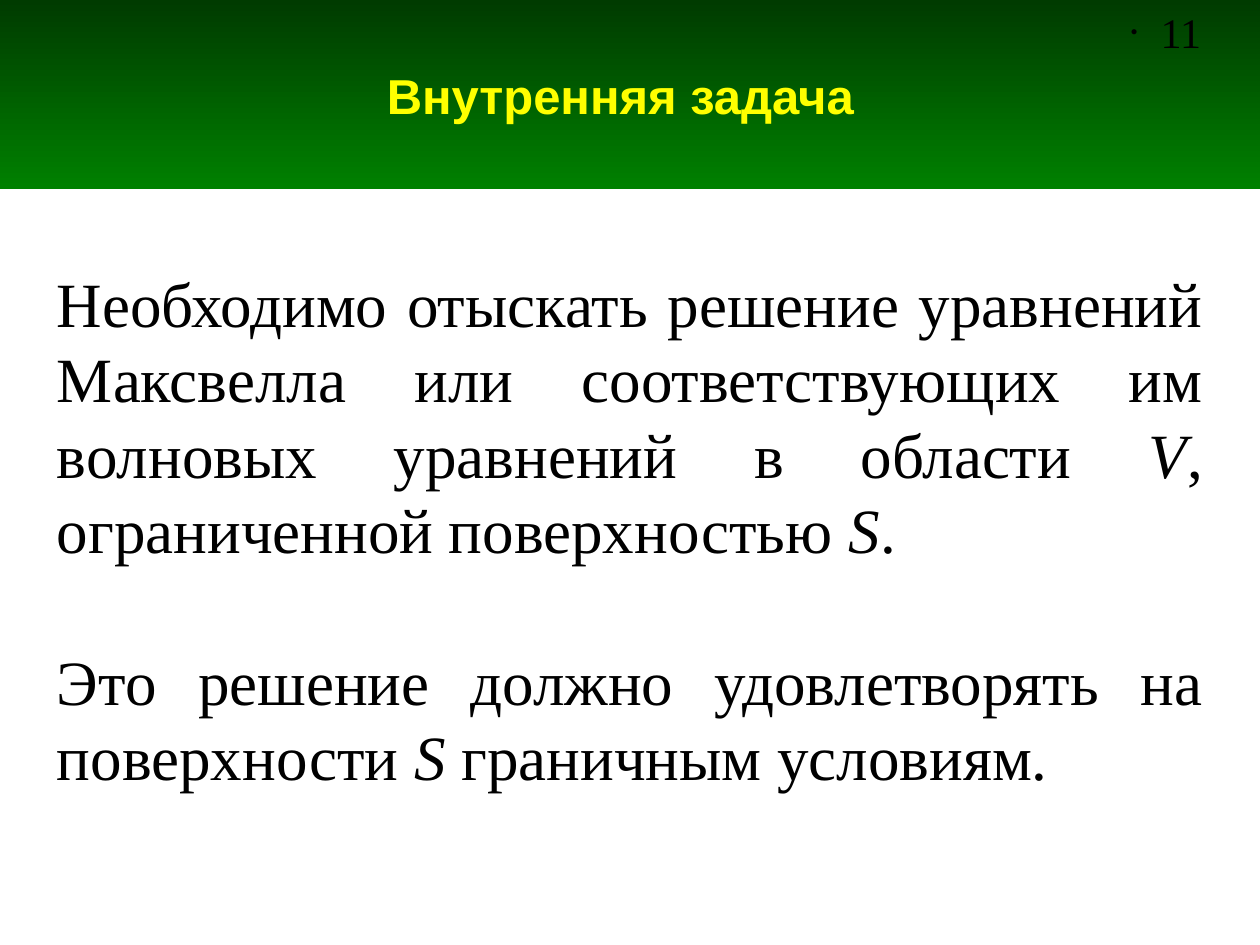
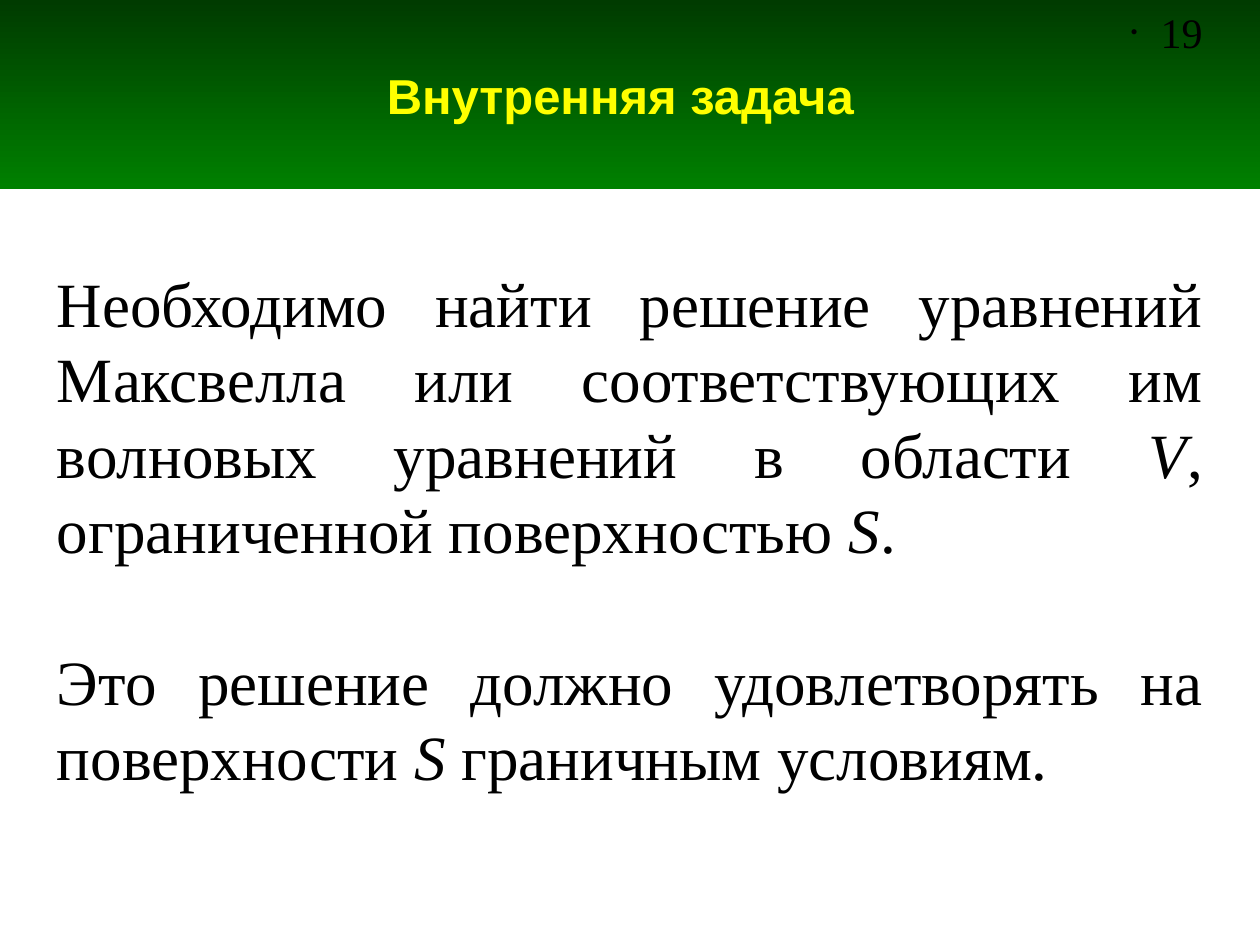
Before and after one commit to andris0147sv/modelling, a slide deck: slide 19 of presentations/1. Problem Statement.odp (slide 11 before the commit). Drawn at 1260x945 pixels with LibreOffice and Linux fonts; fonts in the diff are those of the drawing. Boxes give left, top, right and bottom in pixels: in the first picture for what was removed or moved away, otherwise in the second. Text is boxed around its words. In the diff, an @@ line names an element or a change of style, - is before the commit and + after.

```diff
--- a/presentations/1. Problem Statement.odp
+++ b/presentations/1. Problem Statement.odp
@@ page number at (1161,20,1203,48): text changed @@
-• 11
+• 19
@@ text at (57,282,1203,566): text changed @@
-Необходимо отыскать решение уравнений Максвелла или соответствующих им волновых уравнений в области V, ограниченной поверхностью S.
+Необходимо найти решение уравнений Максвелла или соответствующих им волновых уравнений в области V, ограниченной поверхностью S.
```
Also in this commit, not shown: 5 other slides changed, 8 slides added, 1 other file.
